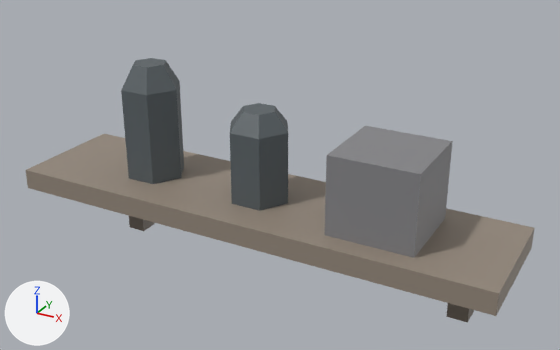
The glTF model s2/models/train_interior/wall_rack.glb: old version first, new version second.
The view is the same before and after, from a 50 mm lens placed at (0.503, -0.855, 0.458), pointed at (0.021, 0.021, 0.019). The lights are fixed; the arrows at lower left show +X, +Y and +Z. The picture after the commit comes second. Vertices at exactly the same position are counted once.

Objects in the first picture: 'wall_rack'.
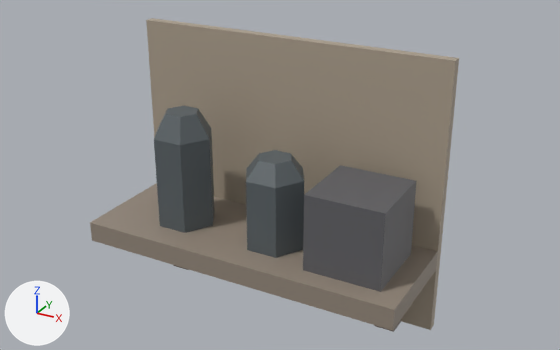
The change, as a diff of the scene's bpy script:
```diff
--- a/s2/models/train_interior/wall_rack.glb.py
+++ b/s2/models/train_interior/wall_rack.glb.py
@@ me_wall_rack @@
 # used by ob_wall_rack; location = (0.0, 0.0, 0.0)
-me_wall_rack.from_pydata(...)  # 68 vertices, 112 faces; spans x -0.36..0.36, y -0.09..0.09, z -0.16..0.16
+me_wall_rack.from_pydata(...)  # 76 vertices, 124 faces; spans x -0.24..0.24, y -0.09..0.09, z -0.2..0.2
+# me_wall_rack part 1: a new loose piece, a box spanning x -0.24..0.24, y 0.075..0.09, z -0.2..0.2, in mat_defaultmaterial
+# me_wall_rack part 2: a new loose piece, a box spanning x -0.24..0.24, y -0.09..0.075, z -0.1..-0.07, in mat_defaultmaterial
+# me_wall_rack part 3: the loose piece of 18 vertices spanning x -0.225..-0.135, y -0.039..0.039, z -0.01..0.16 is moved by (0.06, -0.01, -0.06)
+# me_wall_rack part 4: the loose piece of 18 vertices spanning x -0.045..0.045, y -0.039..0.039, z -0.01..0.12 is moved by (0.03, -0.01, -0.06)
+# me_wall_rack part 5: a new loose piece, a box spanning x 0.1..0.21, y -0.06..0.05, z -0.07..0.04, in mat_defaultmaterial
+# me_wall_rack part 6: the loose piece of 8 vertices spanning x -0.36..0.36, y -0.09..0.09, z -0.04..-0.01 is deleted
+# me_wall_rack part 7: the loose piece of 8 vertices spanning x -0.295..-0.265, y 0.06..0.09, z -0.16..-0.04 is deleted
+# me_wall_rack part 8: the loose piece of 8 vertices spanning x 0.265..0.295, y 0.06..0.09, z -0.16..-0.04 is deleted
+# me_wall_rack part 9: the loose piece of 8 vertices spanning x 0.13..0.25, y -0.06..0.06, z -0.01..0.1 is deleted
+# other edits to the shape of me_wall_rack do not show in these pictures
 me_wall_rack.materials.append(mat_defaultmaterial)
```

Changed parts and their boxes (x1, y1, x2, y2) in the pictures (560 x 350 px; the box of a moved part takes in the faces that stretch with it):
'wall_rack', reshaped (27% narrower, 18% taller): before (26, 58, 534, 323); after (90, 18, 459, 332)
part 1 of me_wall_rack, added (brown): after (146, 18, 459, 330)
part 2 of me_wall_rack, added: after (90, 183, 438, 330)
part 3 of me_wall_rack, moved or reshaped: before (121, 58, 184, 184); after (154, 106, 215, 233)
part 4 of me_wall_rack, moved or reshaped: before (230, 103, 288, 211); after (246, 150, 304, 258)
part 5 of me_wall_rack, added: after (303, 165, 417, 292)
part 6 of me_wall_rack, deleted: before (26, 134, 534, 316)
part 7 of me_wall_rack, deleted: before (129, 216, 154, 231)
part 8 of me_wall_rack, deleted: before (446, 303, 474, 323)
part 9 of me_wall_rack, deleted: before (324, 126, 453, 258)
